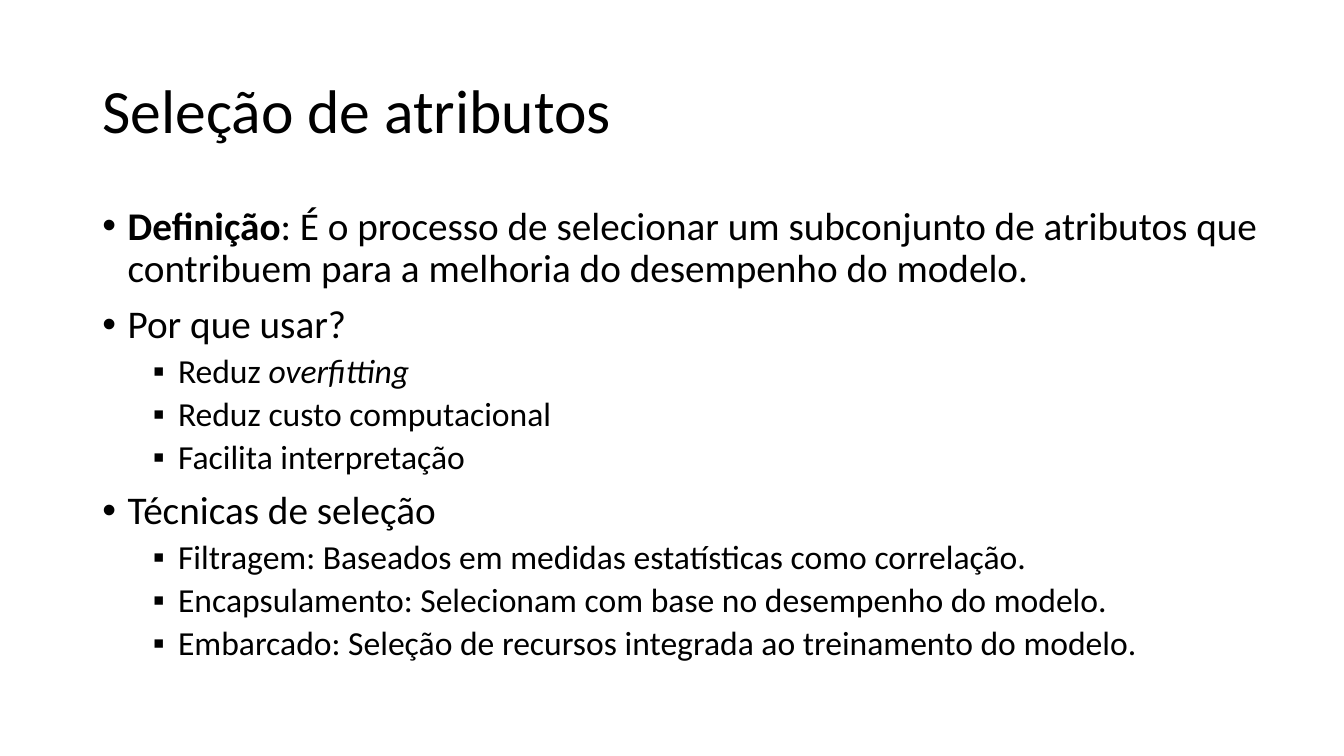
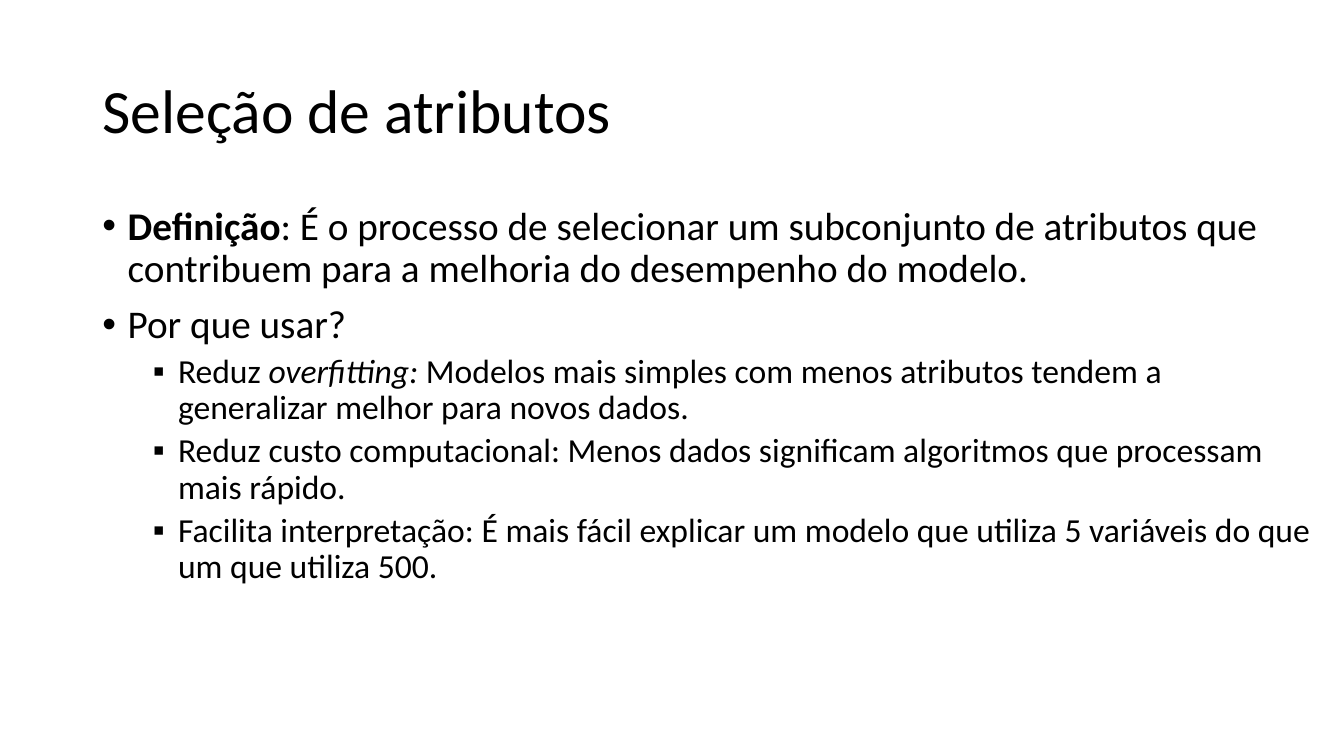
Before and after one commit to zz4fap/c24_inteligencia_artificial, a slide deck: slide 39 of slides/C24_Transformações.pptx (slide 35 before the commit). Drawn at 1344x756 pixels with LibreOffice and Linux fonts; fonts in the diff are those of the drawing. Boxes give left, top, right and bottom in pixels: in the first picture for what was removed or moved away, otherwise in the second. Text is boxed around its words. In the diff, an @@ line names an element or a change of style, - is before the commit and + after.

Commit message:
update of slides

```diff
--- a/slides/C24_Transformações.pptx
+++ b/slides/C24_Transformações.pptx
@@ text at [178,359,1310,584]: text changed @@
-  ▪ Reduz overfitting
-  ▪ Reduz custo computacional
-  ▪ Facilita interpretação
-• Técnicas de seleção
-  ▪ Filtragem: Baseados em medidas estatísticas como correlação.
-  ▪ Encapsulamento: Selecionam com base no desempenho do modelo.
-  ▪ Embarcado: Seleção de recursos integrada ao treinamento do modelo.
+  ▪ Reduz overfitting: Modelos mais simples com menos atributos tendem a generalizar melhor para novos dados.
+  ▪ Reduz custo computacional: Menos dados significam algoritmos que processam mais rápido.
+  ▪ Facilita interpretação: É mais fácil explicar um modelo que utiliza 5 variáveis do que um que utiliza 500.
```
Also in this commit, not shown: 1 other slide changed, 9 slides added, 1 slide removed.
